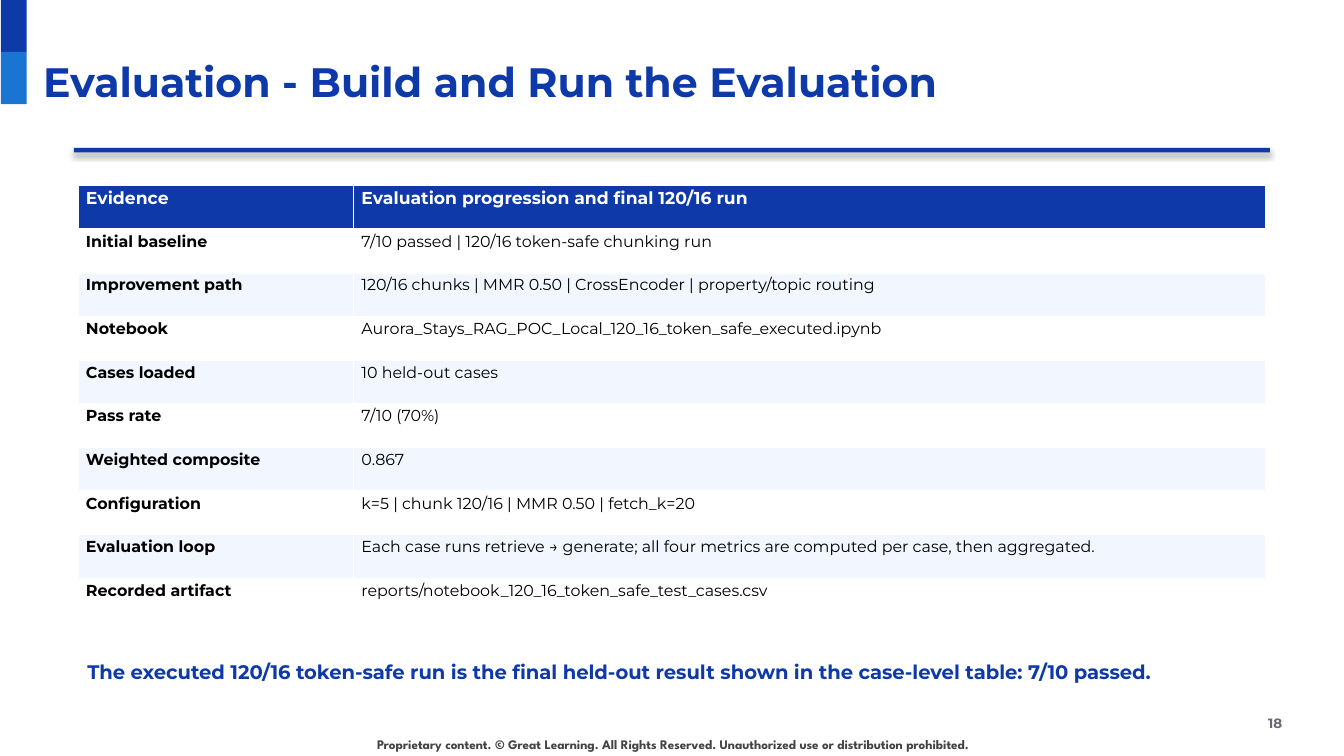
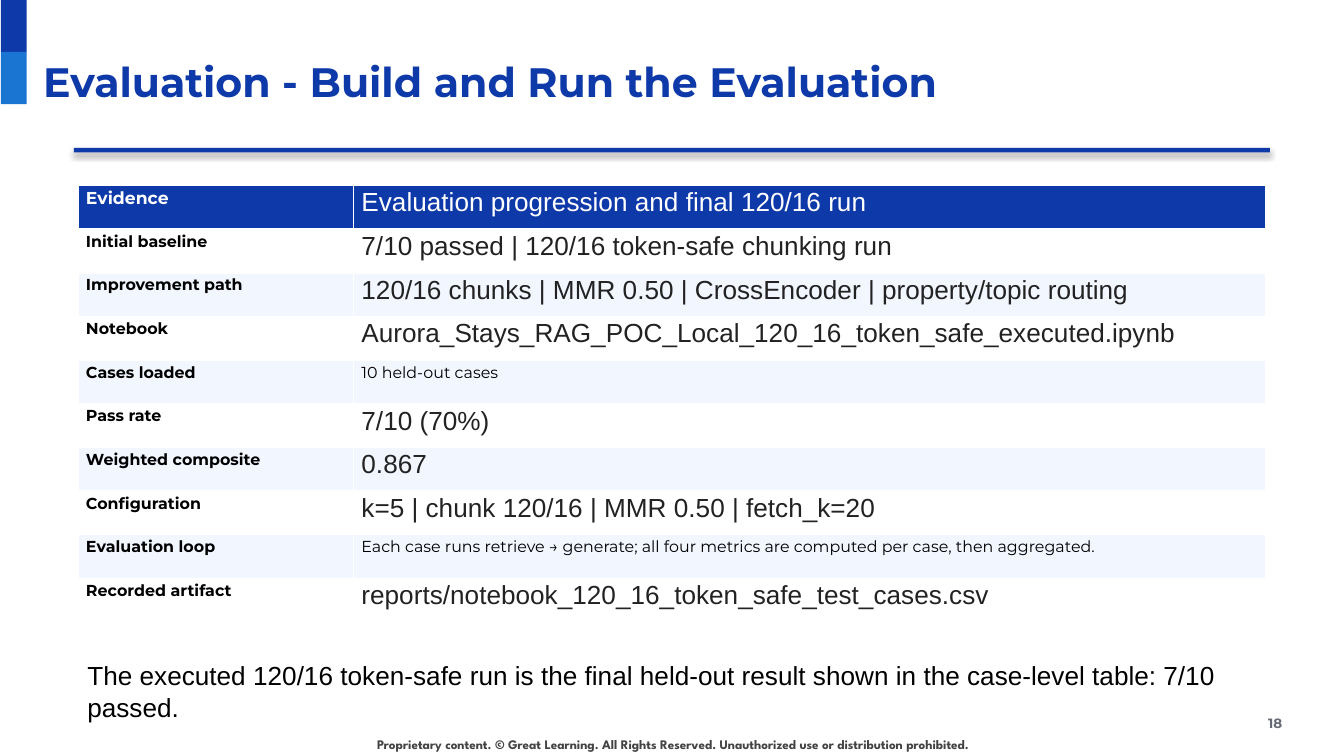
Before and after one commit to raovutukoor1/aurora-stay-qna-120-token-option, a slide deck: slide 18 of presentations/Aurora_Stays_RAG_120_Token_Option.pptx. Drawn at 1344x756 pixels with LibreOffice and Linux fonts; fonts in the diff are those of the drawing; background and template pictures are left out. Boxes give left, top, right and bottom in pixels: in the first picture for what was removed or moved away, otherwise in the second. Text is boxed around its words. In the diff, an @@ line names an element or a change of style, - is before the commit and + after.

Commit message:
Update 120-token deployment slides with Codespaces validation

```diff
--- a/presentations/Aurora_Stays_RAG_120_Token_Option.pptx
+++ b/presentations/Aurora_Stays_RAG_120_Token_Option.pptx
@@ table at (78, 185, 1266, 622) @@
@@ size 9.2 to 14 pt, bold off in "Evaluation progression and final 120/16 run" @@
@@ font Montserrat to Arial in "Evaluation progression and final 120/16 run", "7/10 passed | 120/16 token-safe chunking run", "120/16 chunks | MMR 0.50 | CrossEncoder ...", "Aurora_Stays_RAG_POC_Local_120_16_token_safe_executed.ipynb" and 4 more places @@
@@ size 8.5 to 14 pt, text colour #000000 to #222222 in "7/10 passed | 120/16 token-safe chunking run", "120/16 chunks | MMR 0.50 | CrossEncoder ...", "Aurora_Stays_RAG_POC_Local_120_16_token_safe_executed.ipynb", "7/10 (70%)" and 3 more places @@
@@ text "The executed 120/16 token-safe run ..." at (87, 666, 1214, 723): size 10.5 to 14 pt, font Montserrat to Arial, text colour #0E39A9 to #000000, bold off @@
```
Also in this commit, not shown: 21 other slides changed, 1 other file.
